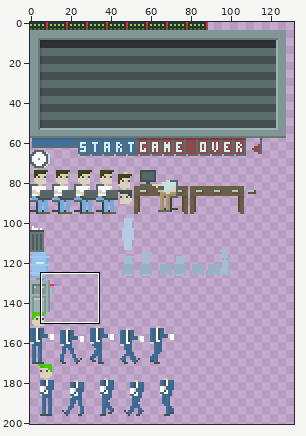
Sprite sheet -- images/typer_objects.png. The first picture is a wide view before the edit; the outline marks the close-up.
Close-up. Before the commit:
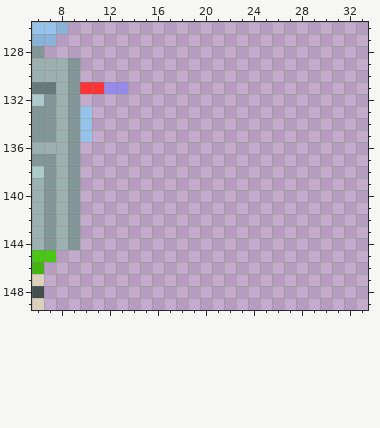
The file is 1520x2330 pixels, drawn in blocks of 10x10; one block is one cell here. Colours within 5 levels of each other are drawn and written as one. Shown: x 6..33, y 126..149. The wide view leaves out empty margins.
Now the later version:
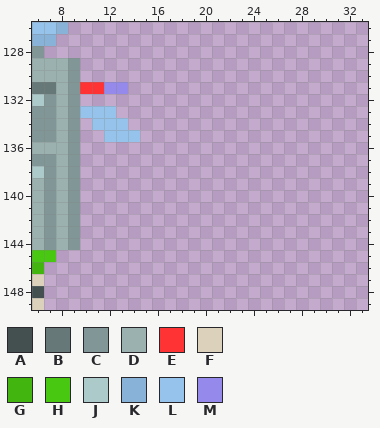
Palette (. is transparent): A #445050  B #667878  C #819797  D #9ab1af  E #ff3333  F #dcd2bb  G #42b50f  H #48c810  J #accaca  K #88b2d7  L #95c3eb  M #9589eb
Change:
@@ x 8..16 @@
 132 DC.......
-133 DCL......
-134 DCL......
-135 DCL......
+133 DCLLL....
+134 DC.LLL...
+135 DC..LLL..
 136 DC.......
